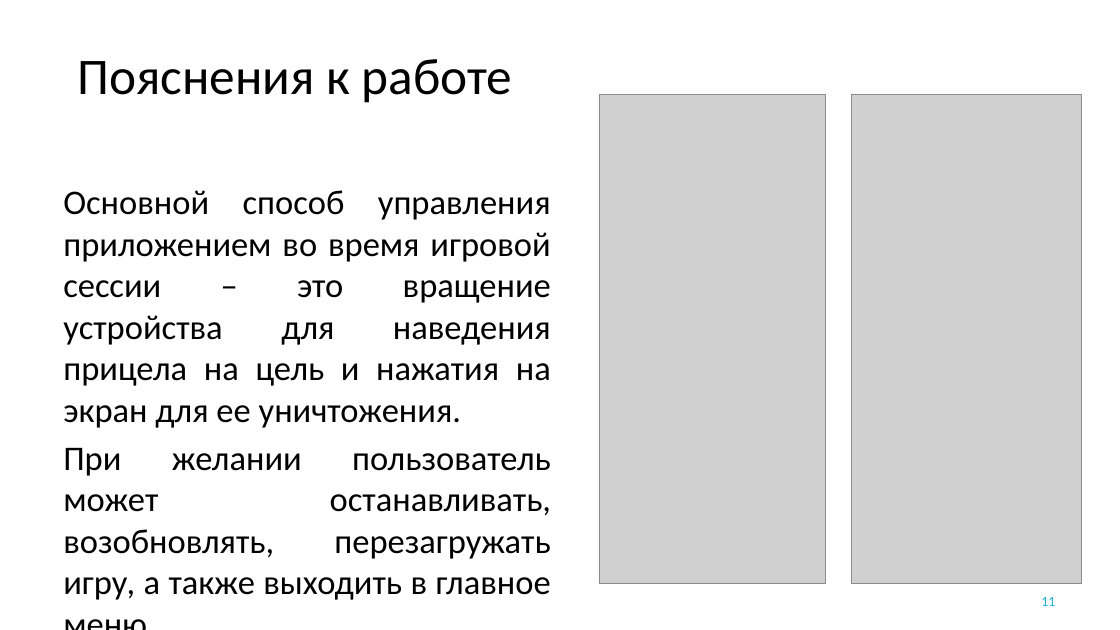
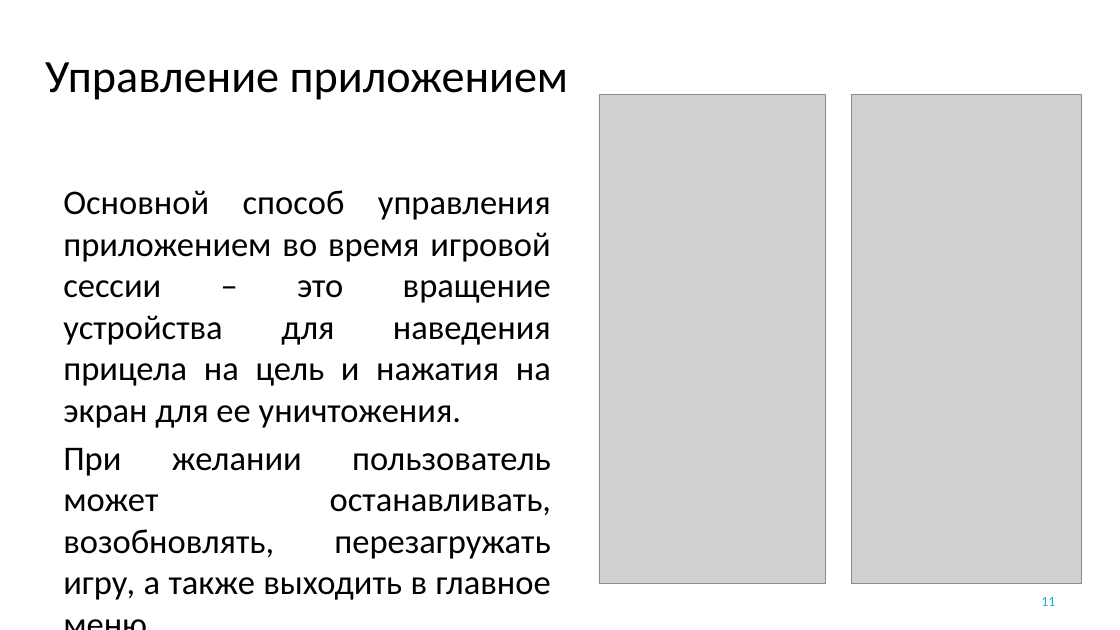
Before and after one commit to YakimenkoIlya/PhantasmagoriaProjectFiles, a slide deck: slide 11 of Якименко Курсовая.pptx. Drawn at 1120x630 pixels with LibreOffice and Linux fonts; fonts in the diff are those of the drawing; grey boxes stand for pictures; background and template pictures are left out. Boxes give left, top, right and bottom in pixels: in the first picture for what was removed or moved away, otherwise in the second. Text is boxed around its words. In the diff, an @@ line names an element or a change of style, - is before the commit and + after.

Commit message:
sixth commit

```diff
--- a/Якименко Курсовая.pptx
+++ b/Якименко Курсовая.pptx
@@ title at (45,62,569,100): text changed; size 44 to 39.6 pt @@
-Пояснения к работе
+Управление приложением
```
